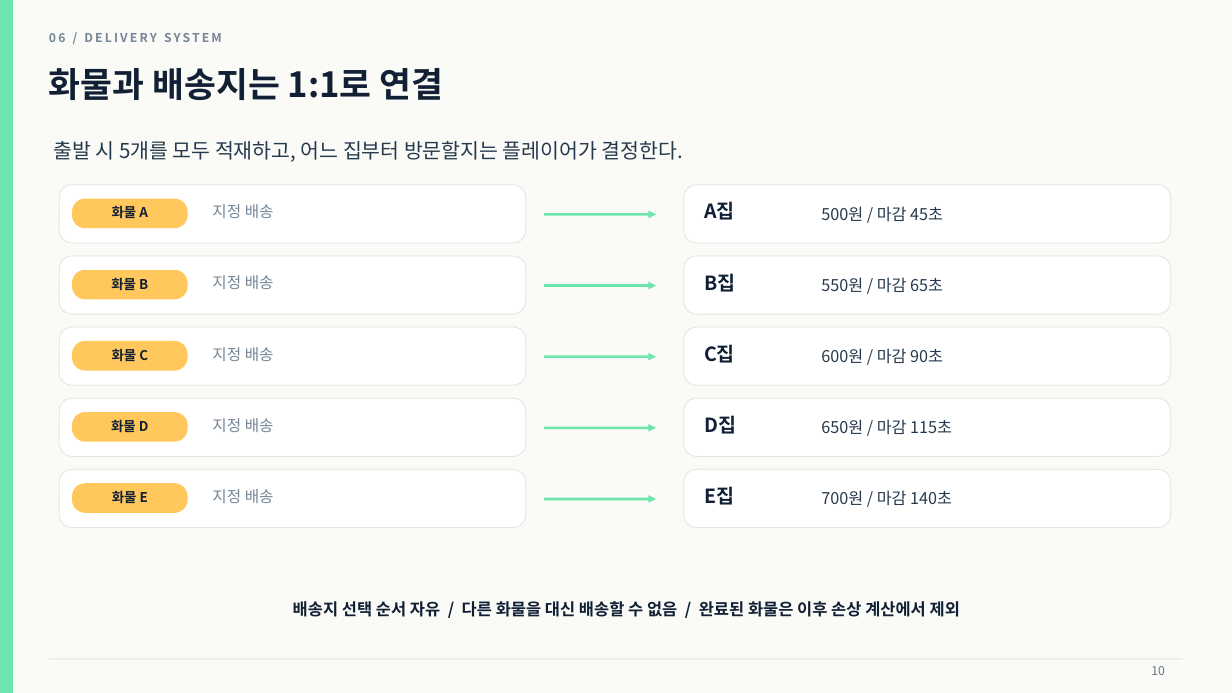
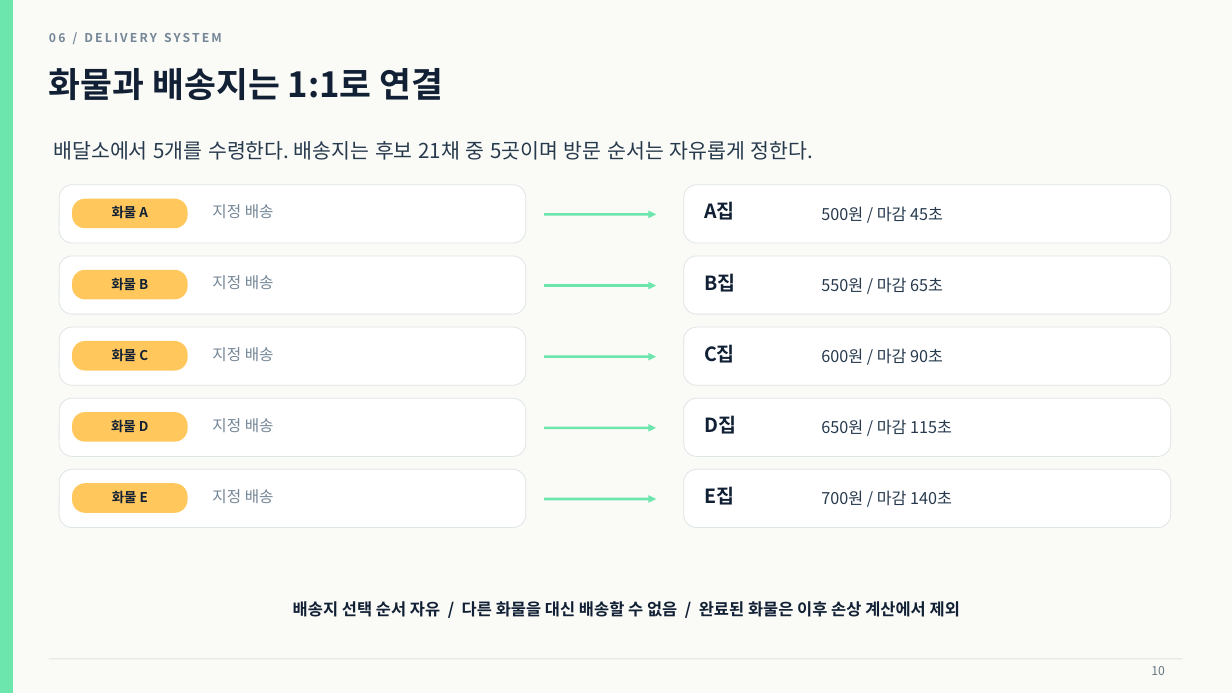
Before and after one commit to seo-spec/2Dgame-Delivery, a slide deck: slide 10 of data/docs/골목길_퀵배송_상세기획서.pptx. Drawn at 1232x693 pixels with LibreOffice and Linux fonts; fonts in the diff are those of the drawing. Boxes give left, top, right and bottom in pixels: in the first picture for what was removed or moved away, otherwise in the second. Text is boxed around its words. In the diff, an @@ line names an element or a change of style, - is before the commit and + after.

```diff
--- a/data/docs/골목길_퀵배송_상세기획서.pptx
+++ b/data/docs/골목길_퀵배송_상세기획서.pptx
@@ text at (54,141,813,160): text changed @@
-출발 시 5개를 모두 적재하고, 어느 집부터 방문할지는 플레이어가 결정한다.
+배달소에서 5개를 수령한다. 배송지는 후보 21채 중 5곳이며 방문 순서는 자유롭게 정한다.
```
Also in this commit, not shown: 11 other slides changed, 6 slides added, 1 other file.
